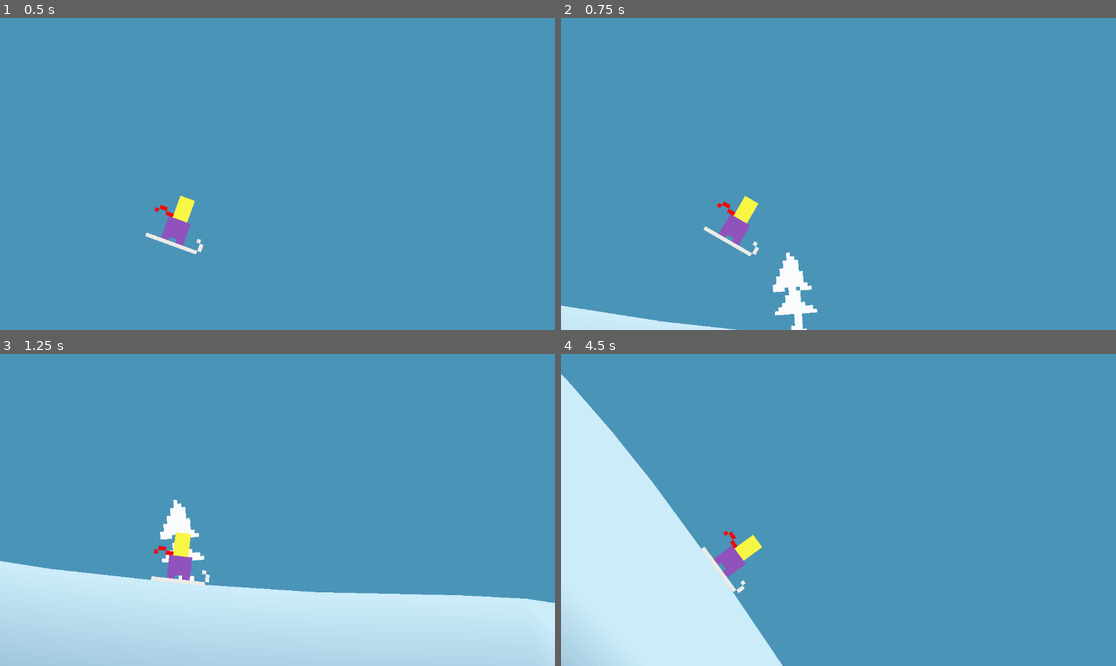
Above: before the commit, frames 1-4 (two rows, left to right).
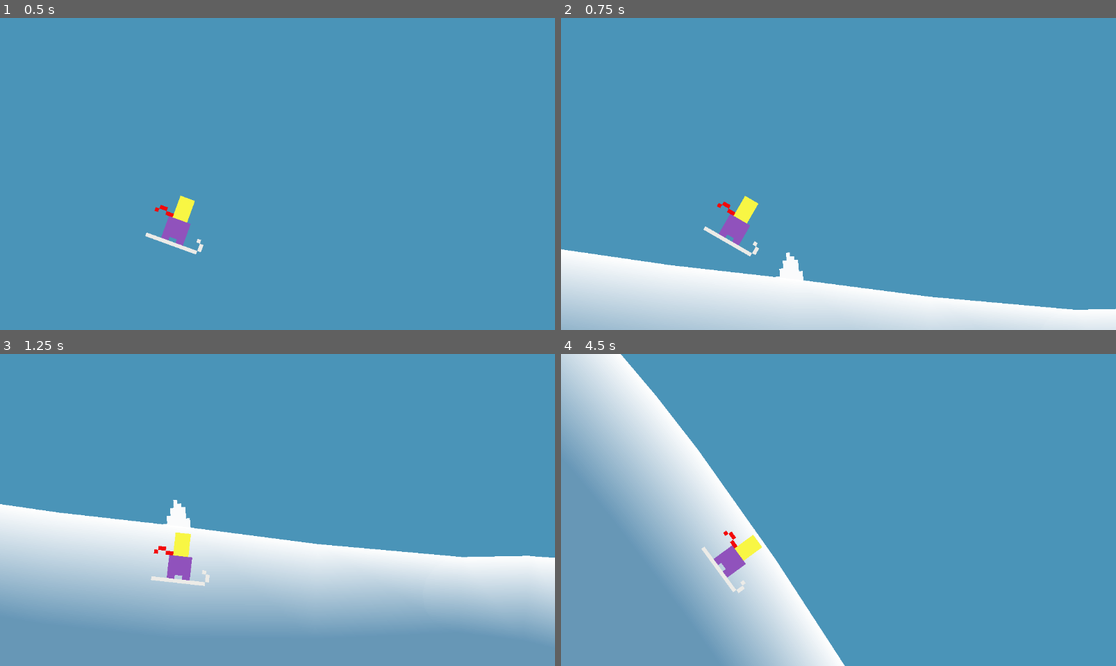
Above: after the commit, the same moments.

Repository: martindzejky/powder-panic
Game: Godot game, scene res://main.tscn
Same seed, same stepped clock (60 frames per second), same inputs: the game is played once before the commit and once after it.
Inputs:
- Up to frame 1 (0.5 s): no input
- Up to frame 2 (0.75 s): no input
- Up to frame 3 (1.25 s): tap Space (jump) at 0.77 s
- Up to frame 4 (4.5 s): tap Space (jump) at 1.52, 3.02, 3.77 s

Frame 1 is identical in both runs. In frame 2, 14% of the frame differs, in the area x 0-100%, y 73-100%; in frame 3, 41%, in the area x 0-100%, y 48-100%; in frame 4, 31%.

Commit message:
use line for top of slope

Diff:
--- a/chunks/base.tscn
+++ b/chunks/base.tscn
@@ -1,8 +1,23 @@
-[gd_scene load_steps=7 format=3 uid="uid://btnol5clr6iy1"]
+[gd_scene load_steps=10 format=3 uid="uid://btnol5clr6iy1"]
 
 [ext_resource type="Script" uid="uid://cj0mojf6oxxpk" path="res://chunks/chunk.gd" id="1_i74ng"]
 [ext_resource type="Script" uid="uid://v1aosyy3uomp" path="res://chunks/chunk_debug.gd" id="2_5va4c"]
 [ext_resource type="Script" uid="uid://c0rmwwdpahbpa" path="res://components/delete_when_far_away.gd" id="2_dl0qw"]
+
+[sub_resource type="Curve" id="Curve_5va4c"]
+_limits = [0.0, 2.0, 0.0, 1.0]
+_data = [Vector2(0, 0.996011), 0.0, 0.0, 0, 0, Vector2(0.761407, 1.48556), 0.0, 0.0, 0, 0, Vector2(1, 0.996011), 0.0, 0.0, 0, 0]
+point_count = 3
+
+[sub_resource type="Curve" id="Curve_kn225"]
+_limits = [0.0, 2.0, 0.0, 1.0]
+_data = [Vector2(0, 0.996011), 0.0, 0.0, 0, 0, Vector2(0.175856, 1.54779), 0.0, 0.0, 0, 0, Vector2(1, 0.996011), 0.0, 0.0, 0, 0]
+point_count = 3
+
+[sub_resource type="Curve" id="Curve_e08i3"]
+_limits = [0.0, 2.0, 0.0, 1.0]
+_data = [Vector2(0, 1), 0.0, 0.0, 0, 0, Vector2(0.429658, 1.10803), 0.335727, 0.335727, 0, 0, Vector2(0.563688, 1.33413), 0.545555, 0.545555, 0, 0, Vector2(1, 1), 0.0, 0.0, 0, 0]
+point_count = 4
 
 [sub_resource type="Curve2D" id="Curve2D_1aw3e"]
 _data = {
@@ -10,21 +25,20 @@
 }
 point_count = 2
 
-[sub_resource type="Gradient" id="Gradient_5va4c"]
-offsets = PackedFloat32Array(0, 0.877005, 1)
-colors = PackedColorArray(0.1708, 0.364975, 0.58838, 1, 0.404243, 0.590773, 0.717178, 1, 0.803282, 0.927898, 0.98112, 1)
+[sub_resource type="Gradient" id="Gradient_kn225"]
+colors = PackedColorArray(0.403922, 0.592157, 0.717647, 1, 1, 1, 1, 1)
 
-[sub_resource type="GradientTexture2D" id="GradientTexture2D_kn225"]
-gradient = SubResource("Gradient_5va4c")
-width = 256
-height = 256
+[sub_resource type="GradientTexture2D" id="GradientTexture2D_e08i3"]
+gradient = SubResource("Gradient_kn225")
 fill_from = Vector2(1, 1)
 
-[node name="chunk_base" type="Node2D" node_paths=PackedStringArray("path", "polygon", "shape") groups=["chunk"]]
+[node name="chunk_base" type="Node2D" node_paths=PackedStringArray("path", "line", "polygon", "shape") groups=["chunk"]]
 script = ExtResource("1_i74ng")
 path = NodePath("path")
+line = NodePath("line")
 polygon = NodePath("polygon")
 shape = NodePath("body/shape")
+line_curves = Array[Curve]([SubResource("Curve_5va4c"), SubResource("Curve_kn225"), SubResource("Curve_e08i3")])
 
 [node name="debug" type="Node2D" parent="." node_paths=PackedStringArray("chunk")]
 script = ExtResource("2_5va4c")
@@ -34,9 +48,18 @@
 [node name="path" type="Path2D" parent="."]
 curve = SubResource("Curve2D_1aw3e")
 
+[node name="line" type="Line2D" parent="."]
+z_index = -1
+width = 20.0
+texture = SubResource("GradientTexture2D_e08i3")
+texture_mode = 1
+joint_mode = 2
+begin_cap_mode = 2
+end_cap_mode = 2
+
 [node name="polygon" type="Polygon2D" parent="."]
 z_index = -2
-texture = SubResource("GradientTexture2D_kn225")
+color = Color(0.403922, 0.592157, 0.717647, 1)
 
 [node name="body" type="StaticBody2D" parent="."]
 
--- a/chunks/chunk.gd
+++ b/chunks/chunk.gd
@@ -3,8 +3,11 @@
 class_name Chunk
 
 @export var path: Path2D
+@export var line: Line2D
 @export var polygon: Polygon2D
 @export var shape: CollisionPolygon2D
+
+@export var line_curves: Array[Curve] = []
 
 @export_tool_button('Snap angles') var snap_angles_button := snap_angles
 @export_tool_button('Update shape') var update_shape_button := update_shape
@@ -23,38 +26,20 @@
   var points := path.curve.tessellate(4, 2) # TODO: play with this value
   var polygon_points := points.duplicate()
 
-  # Copy the line to the bottom of the polygon but in reverse order,
-  # so we essentially get a super thick "line".
-  var points_reversed := points.duplicate()
-  points_reversed.reverse()
+  # Add 2 points to the bottom of the polygon to close the shape
+  polygon_points.append(points[-1] + Vector2.DOWN * BOTTOM_OFFSET)
+  polygon_points.append(points[0] + Vector2.DOWN * BOTTOM_OFFSET)
 
-  for point in points_reversed:
-    polygon_points.append(point + Vector2.DOWN * BOTTOM_OFFSET)
+  # Offset the line points down by its thickness
+  # TODO
 
   # Assign the points to the line and the polygon
+  line.points = points
   polygon.polygon = polygon_points
   shape.polygon = polygon_points
 
-  # Now generate the UV coordinates for the polygon.
-  # Each point on the top line should be between 0,0 and 1,0 (left to right).
-  # The points on the bottom line should be between 0,1 and 1,1 (left to right).
-  var uv_points: PackedVector2Array = []
-  var x_min = points[0].x
-  var x_max = points[-1].x
-  var texture_width = polygon.texture.get_width()
-  var texture_height = polygon.texture.get_height()
-
-  # UVs for the top line
-  for point in points:
-    uv_points.append(Vector2((point.x - x_min) / (x_max - x_min) * texture_width, 0))
-    print(uv_points[-1])
-
-  # UVs for the bottom line
-  for point in points_reversed:
-    uv_points.append(Vector2((point.x - x_min) / (x_max - x_min) * texture_width, texture_height))
-    print(uv_points[-1])
-
-  polygon.uv = uv_points
+  # Choose one of the curves to use for the line
+  line.width_curve = line_curves.pick_random()
 
 func get_start_point():
   return path.curve.get_point_position(0)
